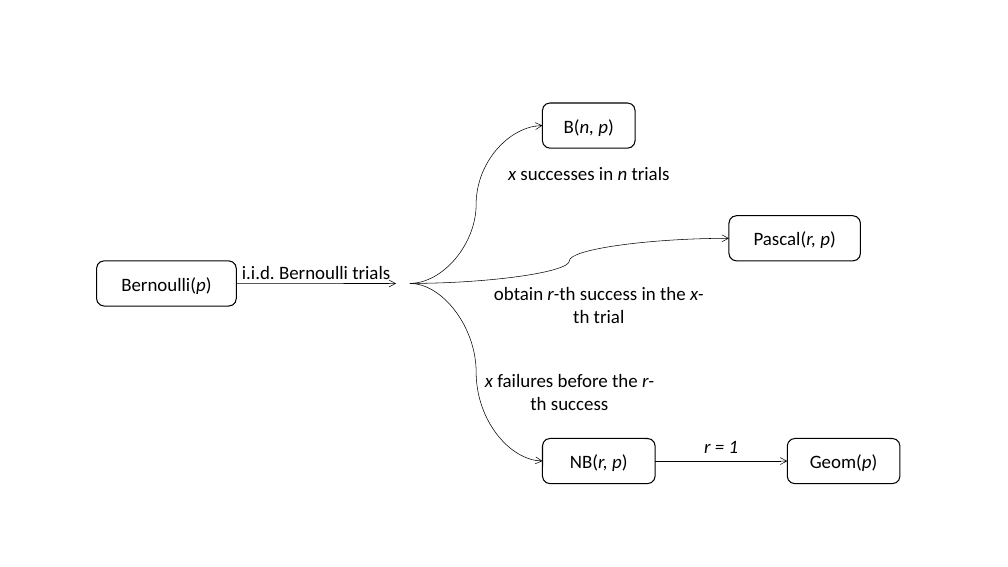
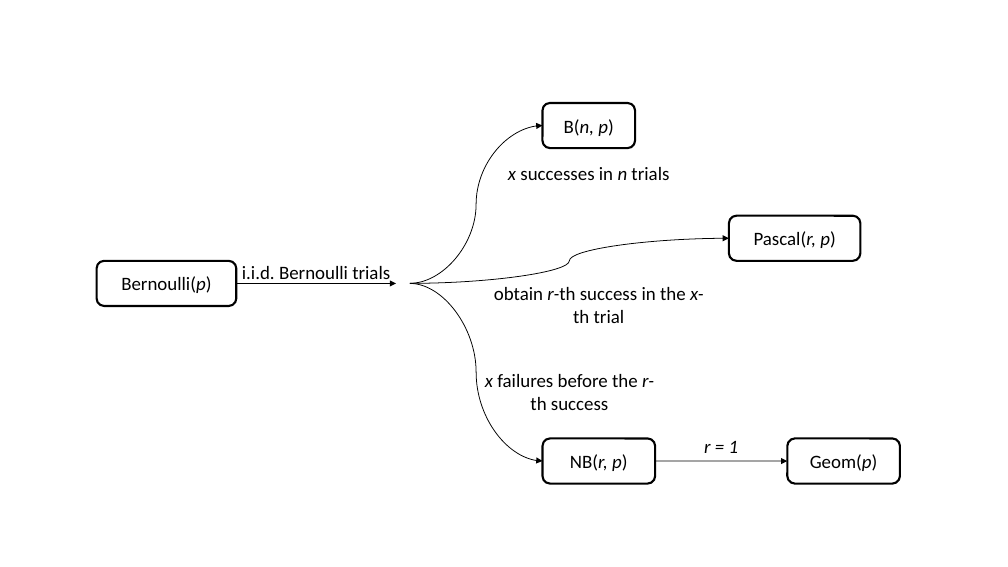
Before and after one commit to Higgsboson-X/ve401-2020spring, a slide deck: slide 1 of tex/rc/figures.pptx. Drawn at 1008x567 pixels with LibreOffice and Linux fonts; fonts in the diff are those of the drawing. Boxes give left, top, right and bottom in pixels: in the first picture for what was removed or moved away, otherwise in the second. Text is boxed around its words. In the diff, an @@ line names an element or a change of style, - is before the commit and + after.

```diff
--- a/tex/rc/figures.pptx
+++ b/tex/rc/figures.pptx
@@ outline #000000 1 pt to #000000 2 pt; proportions changed in 5 elements at (97,261,237,306), (543,439,656,484), (787,439,900,484), (729,216,861,261), (543,103,635,148) @@
@@ curved arrow (410, 284) - (543, 126): stroke #000000 0.5 pt to #000000 0.75 pt; arrowheads changed @@
@@ curved arrow (410, 284) - (729, 238): stroke #000000 0.5 pt to #000000 0.75 pt; arrowheads changed @@
@@ arrow removed from (237, 284) to (396, 284) @@
@@ freeform shape added at (237,284,396,284), outline #000000 0.75 pt @@
@@ curved arrow (410, 284) - (543, 461): stroke #000000 0.5 pt to #000000 0.75 pt; arrowheads changed @@
@@ arrow removed from (656, 461) to (787, 461) @@
@@ freeform shape added at (656,461,788,461), outline #000000 0.75 pt @@
```
Also in this commit, not shown: 2 slides added, 25 other files.
